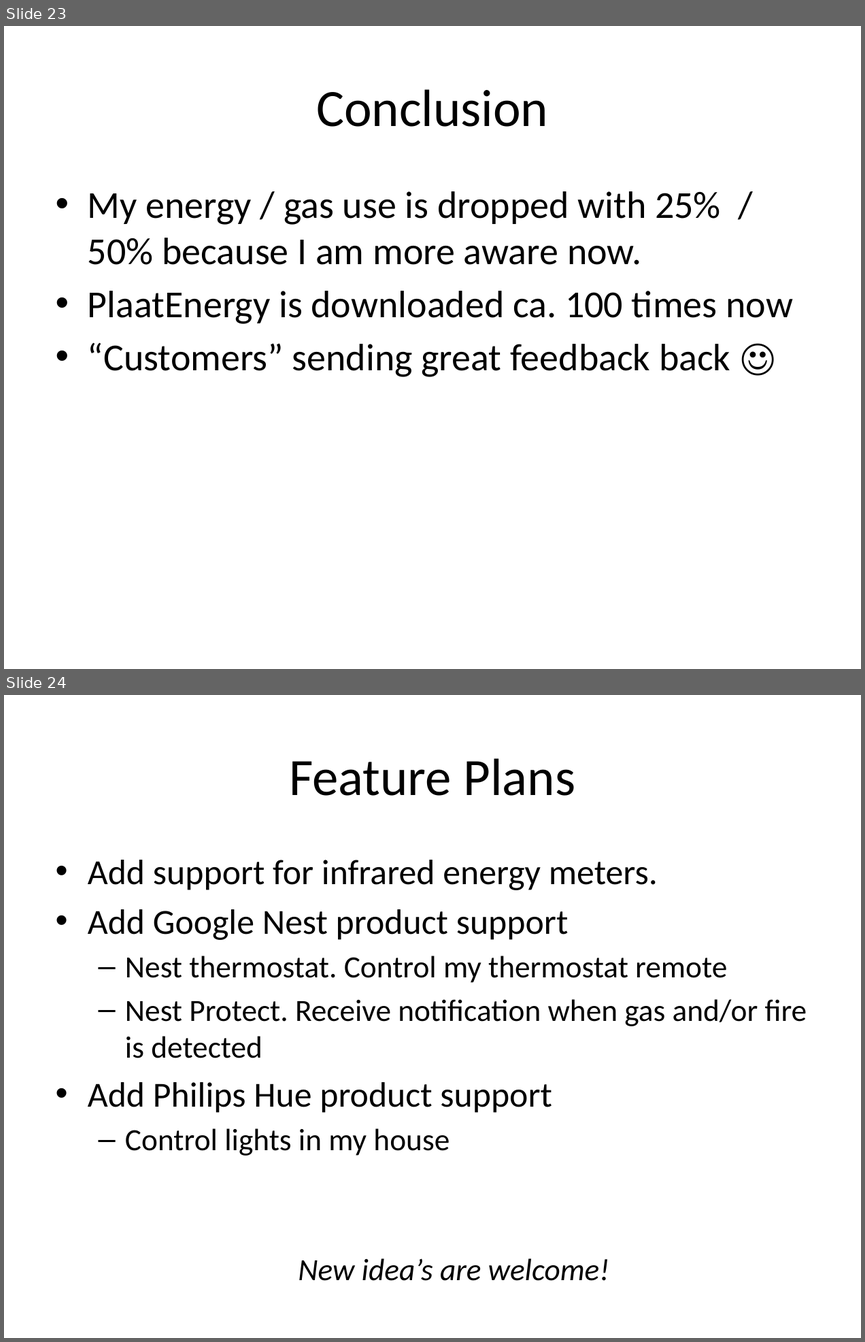
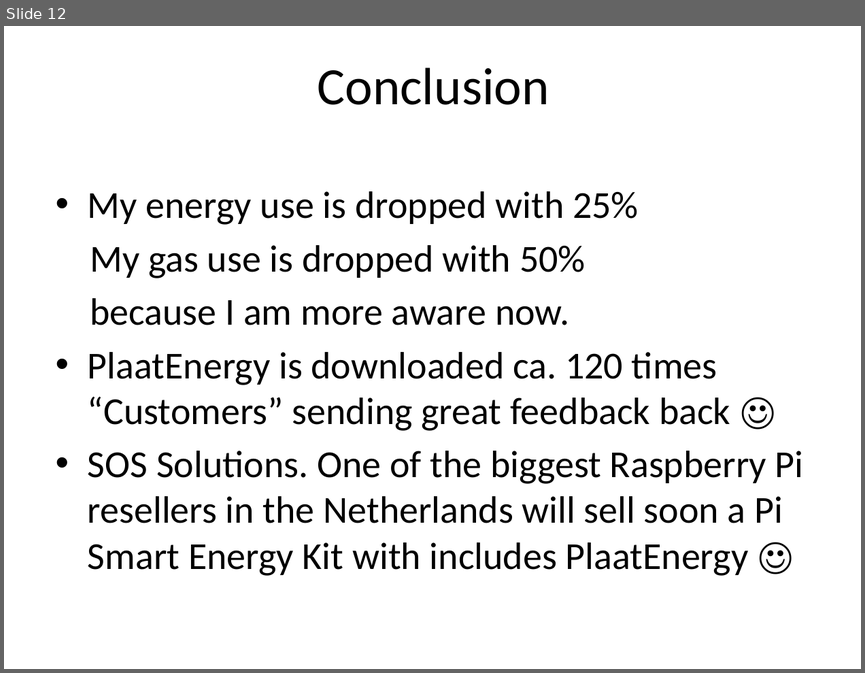
Before and after one commit to plaatsoft/plaatenergy, a slide deck: doc/ppt/PlaatEnergy Design.pptx. Shown one above the other, each under a label of ours: slides 23 and 24 before the commit, slide 12 after it. The pictures are 865x1342 and 865x673 pixels, drawn with LibreOffice and Linux fonts; fonts in the diff are those of the drawing. Boxes give left, top, right and bottom in pixels: in the first picture for what was removed or moved away, otherwise in the second. Text is boxed around its words. In the diff, an @@ line names an element or a change of style, - is before the commit and + after.

```diff
--- a/doc/ppt/PlaatEnergy Design.pptx
+++ b/doc/ppt/PlaatEnergy Design.pptx
@@ slide 24 removed at (4,695,861,1338), background #FFFFFF @@
@@ title removed at (289,758,576,796) @@
-Feature Plans
@@ text removed at (88,860,807,1280) @@
-• Add support for infrared energy meters.
-• Add Google Nest product support
-  – Nest thermostat. Control my thermostat remote
-  – Nest Protect. Receive notification when gas and/or fire is detected
-• Add Philips Hue product support
-  – Control lights in my house
-  New idea’s are welcome!
@@ what was slide 23 is now slide 12 @@
@@ slide 12 changed as well @@
@@ title "Conclusion": place and size @@
-title "Conclusion" at (316,89,548,127)
+title "Conclusion" at (317,67,549,105)
@@ text at (88,191,804,575): text changed @@
-• My energy / gas use is dropped with 25% / 50% because I am more aware now.
-• PlaatEnergy is downloaded ca. 100 times now
-• “Customers” sending great feedback back ☺
+• My energy use is dropped with 25%
+My gas use is dropped with 50%
+because I am more aware now.
+• PlaatEnergy is downloaded ca. 120 times “Customers” sending great feedback back ☺
+• SOS Solutions. One of the biggest Raspberry Pi resellers in the Netherlands will sell soon a Pi Smart Energy Kit with includes PlaatEnergy ☺
```
Also in this commit, not shown: 10 other slides changed, 5 slides added, 4 other slides removed.
